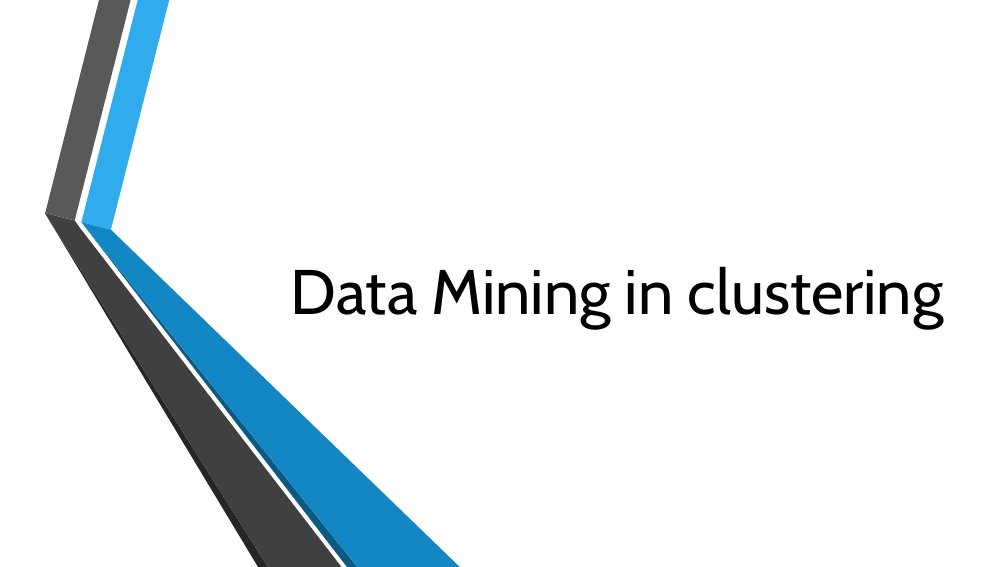
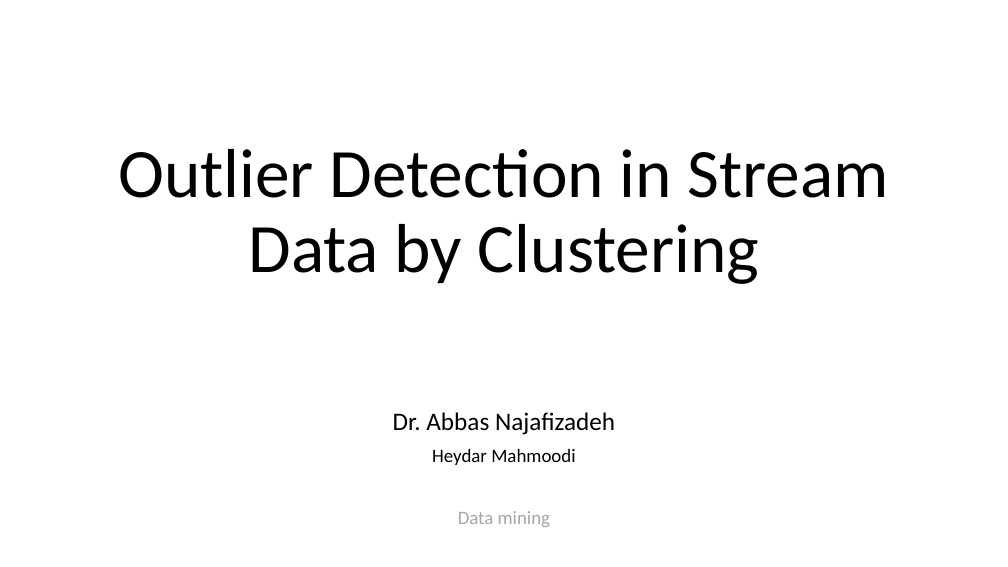
Before and after one commit to SC-One/ClusteringDataStream, a slide deck: slide 1 of Presentation/Data Mining in clustering.pptx. Drawn at 1008x567 pixels with LibreOffice and Linux fonts; fonts in the diff are those of the drawing; background and template pictures are left out. Boxes give left, top, right and bottom in pixels: in the first picture for what was removed or moved away, otherwise in the second. Text is boxed around its words. In the diff, an @@ line names an element or a change of style, - is before the commit and + after.

```diff
--- a/Presentation/Data Mining in clustering.pptx
+++ b/Presentation/Data Mining in clustering.pptx
@@ title at [118, 149, 889, 284]: text changed; size 60 to 66 pt; font Cabin to Calibri @@
-Data Mining in clustering
+Outlier Detection in Stream Data by Clustering
@@ group removed at [45, 0, 461, 567]: 6 freeform shapes @@
@@ subtitle added at [393, 412, 615, 527], 18 pt, text #000000 @@
+Dr. Abbas Najafizadeh
+Heydar Mahmoodi
+Data mining
```
Also in this commit, not shown: 13 other slides changed, 5 slides added, 11 slides removed.
